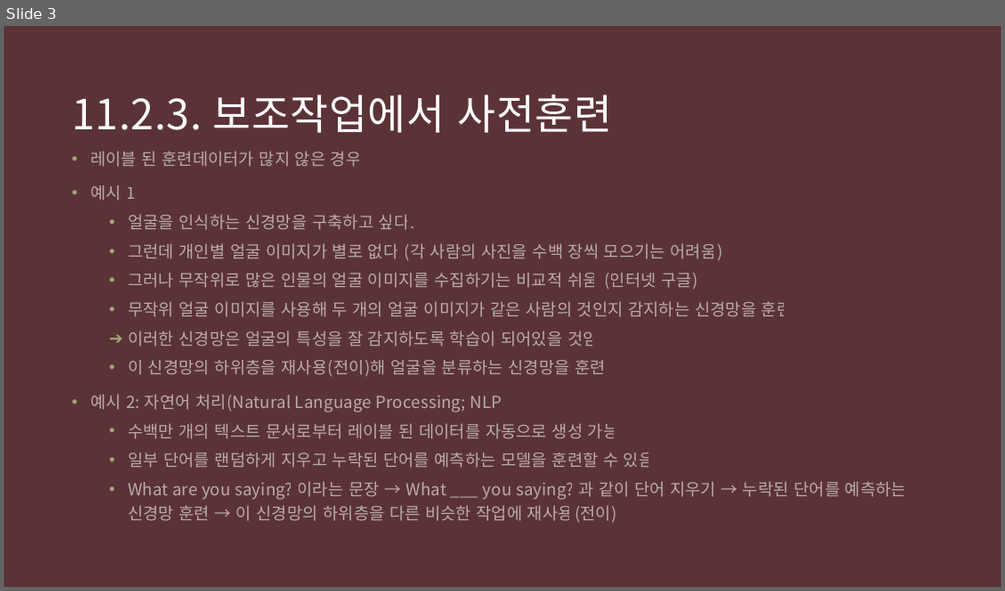
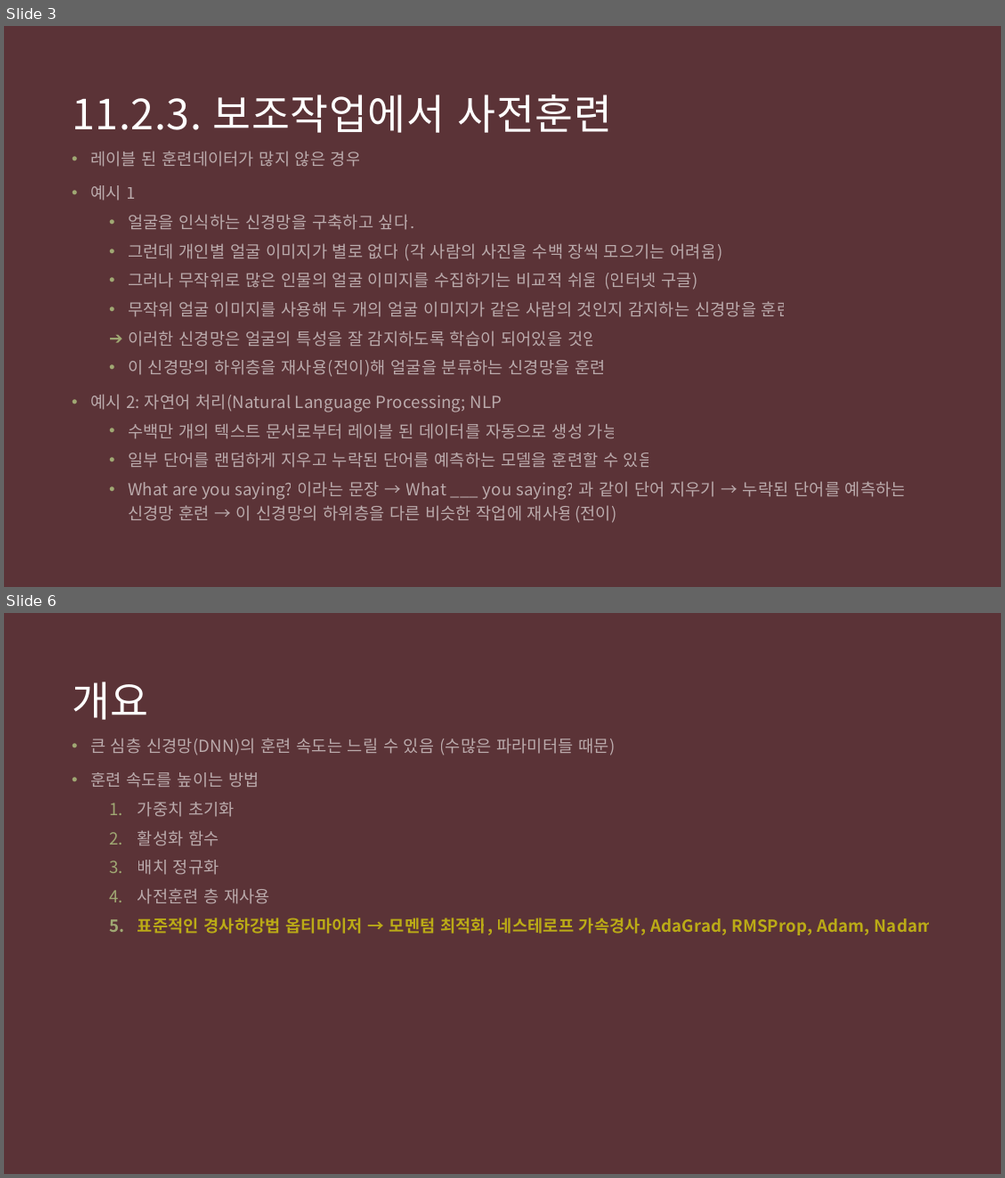
Before and after one commit to Kwan-Gu/data_science, a slide deck: ML/HandsOn/11_2_2_비지도사전훈련.pptx. Shown one above the other, each under a label of ours: slide 3 before the commit, slides 3 and 6 after it; the slides between them are not shown. The pictures are 1005x591 and 1005x1178 pixels, drawn with LibreOffice and Linux fonts; fonts in the diff are those of the drawing. Boxes give left, top, right and bottom in pixels: in the first picture for what was removed or moved away, otherwise in the second. Text is boxed around its words. In the diff, an @@ line names an element or a change of style, - is before the commit and + after.

Commit message:
Create 11_2_2_비지도사전훈련

```diff
--- a/ML/HandsOn/11_2_2_비지도사전훈련.pptx
+++ b/ML/HandsOn/11_2_2_비지도사전훈련.pptx
@@ slide 6 added at <box>4,613,1001,1174</box>, background #412427; not listed: 1 template element that a slide beside it also shows @@
@@ title added at <box>72,682,148,720</box>, 40 pt, text #FFFFFF @@
+개요
@@ text added at <box>90,738,934,935</box>, 16 pt, text #FFFFFF at 58% opacity @@
+• 큰 심층 신경망(DNN)의 훈련 속도는 느릴 수 있음 (수많은 파라미터들 때문)
+• 훈련 속도를 높이는 방법
+  1. 가중치 초기화
+  2. 활성화 함수
+  3. 배치 정규화
+  4. 사전훈련 층 재사용
+  5. 표준적인 경사하강법 옵티마이저 → 모멘텀 최적화, 네스테로프 가속경사, AdaGrad, RMSProp, Adam, Nadam
```
Also in this commit, not shown: 1 slide changed, 3 other slides added, 1 other file.
